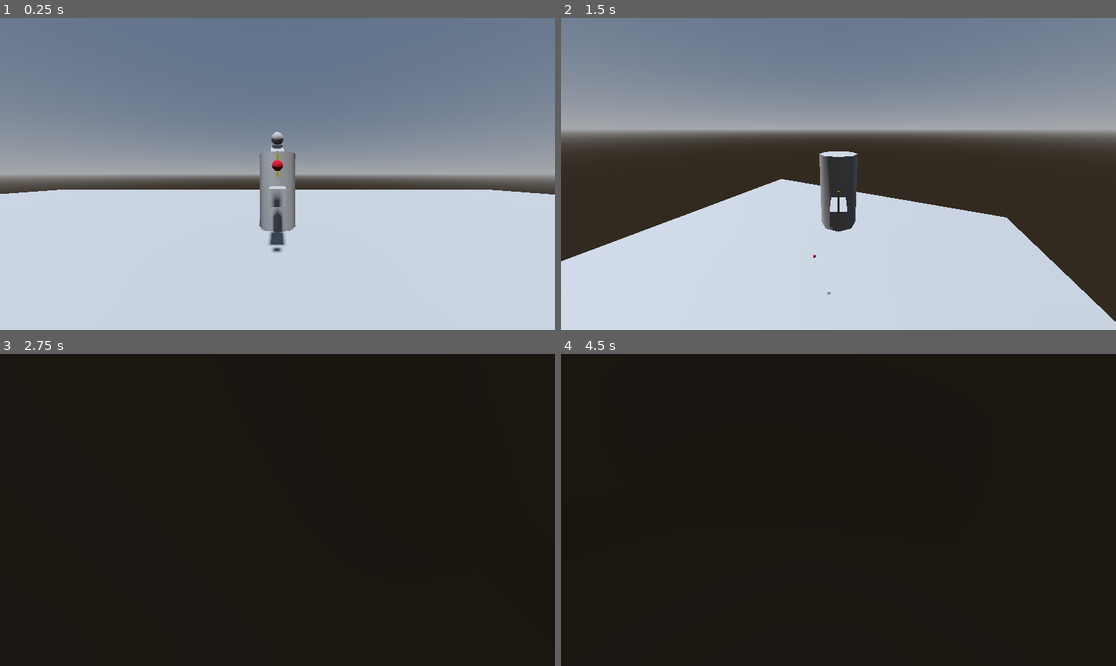
Above: before the commit, frames 1-4 (two rows, left to right).
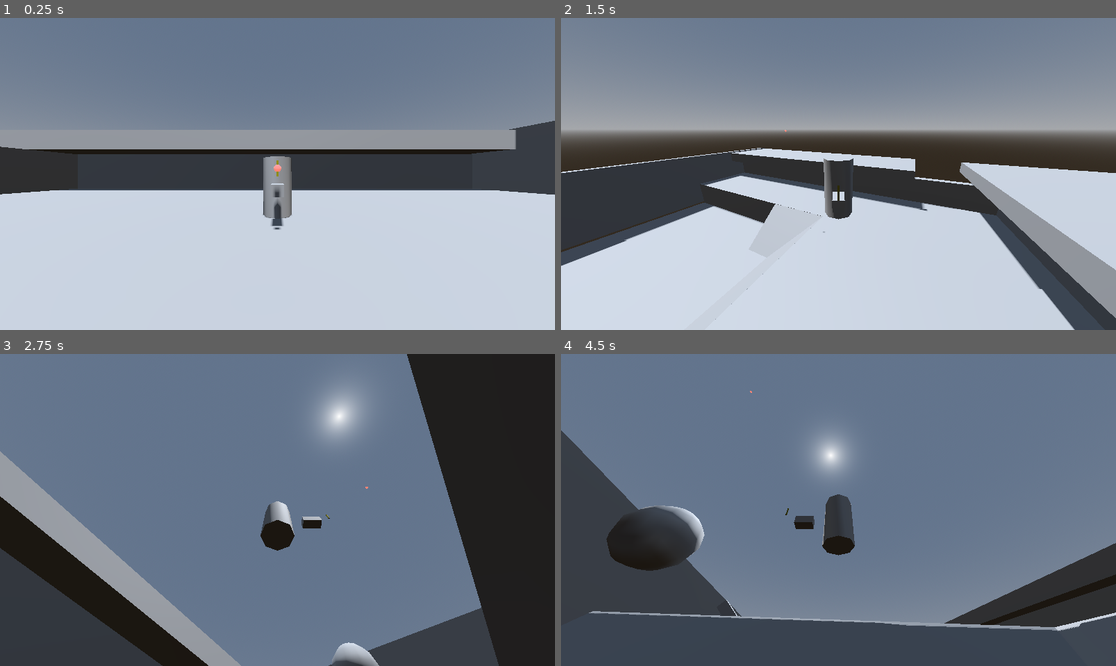
Above: after the commit, the same moments.

Repository: Hillmanhill/Fishing-System-Using-Command-Pattern
Game: Godot game, scene res://TestScene.tscn
The game is run twice, just before and just after one commit, with the same random seed, the same clock (stepped at 60 frames per second) and the same inputs.
Inputs (mouse positions are in pixels of both pictures, inside the frame that each line leads up to):
- Up to frame 1 (0.25 s): no input
- Up to frame 2 (1.5 s): move the mouse to (960, 158) at 0.52 s; hold D (PlayerRight) 0.53-1.28 s; hold R (releaseBobber, bound only after the commit) 0.53-1.28 s; click (960, 158) at 0.67 s; tap Space (PlayerJump) at 0.77 s; move the mouse to (727, 189) at 1.27 s; hold S (PlayerBackward) from 1.28 s (still down); tap R (releaseBobber, bound only after the commit) at 1.35 s; click (727, 189) at 1.42 s
- Up to frame 3 (2.75 s): tap Space (PlayerJump) at 1.52 s; move the mouse to (333, 441) at 2.02 s; release S (PlayerBackward) at 2.03 s; hold D (PlayerRight) from 2.03 s (still down); hold R (releaseBobber, bound only after the commit) from 2.03 s (still down); click (333, 441) at 2.17 s
- Up to frame 4 (4.5 s): move the mouse to (810, 572) at 2.77 s; release D (PlayerRight) at 2.78 s; release R (releaseBobber, bound only after the commit) at 2.78 s; hold W (PlayerForward) 2.78-3.53 s; tap R (releaseBobber, bound only after the commit) at 2.85, 4.35 s; click (810, 572) at 2.92 s; tap Space (PlayerJump) at 3.02, 3.77 s; move the mouse to (1005, 556) at 3.52 s; hold R (releaseBobber, bound only after the commit) 3.53-4.28 s; hold A (PlayerLeft) from 3.53 s (still down); click (1005, 556) at 3.67 s; move the mouse to (672, 463) at 4.27 s; click (672, 463) at 4.42 s

The runs differ from the first frame. In frame 1, 14% of the frame differs, in the area x 0-100%, y 32-76%; in frame 2, 19%; in frame 3, 76%; in frame 4, 98%, in the area x 0-100%, y 0-100%.

Commit message:
bobber cast object made which parents to fish object

Diff:
--- a/TestScene.tscn
+++ b/TestScene.tscn
@@ -1,6 +1,7 @@
-[gd_scene load_steps=11 format=3 uid="uid://btjsp0rgdfor6"]
+[gd_scene load_steps=12 format=3 uid="uid://btjsp0rgdfor6"]
 
 [ext_resource type="PackedScene" uid="uid://bpgjkra8k7buf" path="res://_Player/player.tscn" id="1_mncer"]
+[ext_resource type="Script" uid="uid://5n5io3d7goai" path="res://bobber.gd" id="1_wicfy"]
 [ext_resource type="Script" uid="uid://c3wwupjndh0my" path="res://Enemy Structure/_GenericFish.gd" id="2_cguwc"]
 
 [sub_resource type="ProceduralSkyMaterial" id="ProceduralSkyMaterial_mncer"]
@@ -21,11 +22,13 @@
 
 [sub_resource type="StandardMaterial3D" id="StandardMaterial3D_lc3a7"]
 albedo_color = Color(0.660678, 0, 0.137327, 1)
+emission_enabled = true
+emission = Color(0.995996, 0.521206, 0.455814, 1)
 
 [sub_resource type="PhysicsMaterial" id="PhysicsMaterial_mncer"]
-bounce = 0.5
 
 [sub_resource type="SphereShape3D" id="SphereShape3D_mncer"]
+radius = 1.32063
 
 [node name="World" type="Node3D"]
 
@@ -37,13 +40,58 @@
 shadow_enabled = true
 
 [node name="CSGBox3D" type="CSGBox3D" parent="."]
-transform = Transform3D(19.6781, 0, 0, 0, 19.6781, 0, 0, 0, 19.6781, -0.224943, -2.40234, 6.97011)
+transform = Transform3D(19.6781, 0, 0, 0, 19.6781, 0, 0, 0, 19.6781, -0.224943, -4.23155, -0.47345)
 use_collision = true
-size = Vector3(1.98608, 0.0949707, 1.70618)
+size = Vector3(1.98608, 0.280884, 0.949648)
 
-[node name="CastObject" type="RigidBody3D" parent="."]
+[node name="CSGBox3D9" type="CSGBox3D" parent="."]
+transform = Transform3D(19.6781, 0, 0, 0, 19.6781, 0, 0, 0, 19.6781, 19.5863, -0.98369, 12.9272)
+use_collision = true
+size = Vector3(0.0477275, 0.469391, 2.31163)
+
+[node name="CSGBox3D10" type="CSGBox3D" parent="."]
+transform = Transform3D(19.6781, 0, 0, 0, 19.6781, 0, 0, 0, 19.6781, -20.0388, -1.56016, 12.9272)
+use_collision = true
+size = Vector3(0.0477275, 0.349915, 2.31163)
+
+[node name="CSGBox3D11" type="CSGBox3D" parent="."]
+transform = Transform3D(-8.60157e-07, 0, -19.6781, 0, 19.6781, 0, 19.6781, 0, -8.60157e-07, -3.41901, -1.56016, -10.2254)
+use_collision = true
+size = Vector3(0.0477275, 0.349915, 2.31163)
+
+[node name="CSGBox3D12" type="CSGBox3D" parent="."]
+transform = Transform3D(-8.60157e-07, 0, -19.6781, 0, 19.6781, 0, 19.6781, 0, -8.60157e-07, -3.41901, -0.657262, 36.11)
+use_collision = true
+size = Vector3(0.0477275, 0.441681, 2.31163)
+
+[node name="CSGBox3D4" type="CSGBox3D" parent="."]
+transform = Transform3D(19.6781, 0, 0, 0, 19.6781, 0, 0, 0, 19.6781, -0.224943, -6.22488, 22.2978)
+use_collision = true
+size = Vector3(1.98608, 0.0949707, 1.37021)
+
+[node name="CSGBox3D3" type="CSGBox3D" parent="."]
+transform = Transform3D(19.6781, 0, 0, 0, 19.6781, 0, 0, 0, 19.6781, -15.2177, -4.13546, 22.2374)
+use_collision = true
+size = Vector3(0.462278, 0.271118, 1.37814)
+
+[node name="CSGBox3D7" type="CSGBox3D" parent="."]
+transform = Transform3D(19.6781, 0, 0, 0, 19.6781, 0, 0, 0, 19.6781, -3.48823, 2.7211, -14.6766)
+use_collision = true
+size = Vector3(2.31775, 0.0769653, 0.784516)
+
+[node name="CSGBox3D8" type="CSGBox3D" parent="."]
+transform = Transform3D(19.6781, 0, 0, 0, 19.6781, 0, 0, 0, 19.6781, -21.8254, 2.59619, 17.6822)
+use_collision = true
+size = Vector3(0.462278, 0.0896606, 1.84112)
+
+[node name="CastObject" type="RigidBody3D" parent="." node_paths=PackedStringArray("castPullController")]
 transform = Transform3D(1, 0, 0, 0, 1, 0, 0, 0, 1, 0, 0.416584, 1.84151)
+mass = 5.0
 freeze = true
+contact_monitor = true
+max_contacts_reported = 2
+script = ExtResource("1_wicfy")
+castPullController = NodePath("../Player/Cast Reel Input Controller & Handler")
 
 [node name="Area3D" type="Area3D" parent="CastObject"]
 
@@ -58,21 +106,31 @@
 material = SubResource("StandardMaterial3D_lc3a7")
 
 [node name="Fish" type="RigidBody3D" parent="."]
-transform = Transform3D(1, 0, 0, 0, 1, 0, 0, 0, 1, 0, 3.04906, -7.92347)
-mass = 0.1
+transform = Transform3D(-4.37114e-08, 0, -1, 0, 1, 0, 1, 0, -4.37114e-08, 13.1665, 3.04906, 3.09037)
 physics_material_override = SubResource("PhysicsMaterial_mncer")
-angular_velocity = Vector3(0, 0.872665, 0)
 script = ExtResource("2_cguwc")
+metadata/_edit_group_ = true
 
 [node name="CollisionShape3D" type="CollisionShape3D" parent="Fish"]
 shape = SubResource("SphereShape3D_mncer")
 
 [node name="CSGSphere3D" type="CSGSphere3D" parent="Fish"]
+radius = 1.33171
 
 [node name="CSGBox3D2" type="CSGBox3D" parent="."]
-transform = Transform3D(1, 0, 0, 0, 0.771225, -0.636563, 0, 0.636563, 0.771225, 0, 0, -6.29526)
+transform = Transform3D(-4.37114e-08, -0.636563, -0.771225, 0, 0.771225, -0.636563, 1, -2.78251e-08, -3.37113e-08, 14.95, 0, 18.7542)
 use_collision = true
 size = Vector3(1, 1, 6.15527)
+
+[node name="CSGBox3D5" type="CSGBox3D" parent="."]
+transform = Transform3D(1, 0, 0, 0, 0.771225, -0.636563, 0, 0.636563, 0.771225, 4.23656, -4.78855, 10.1227)
+use_collision = true
+size = Vector3(29.942, 3.52979, 6.15527)
+
+[node name="CSGBox3D6" type="CSGBox3D" parent="."]
+transform = Transform3D(-4.37114e-08, 0.636563, 0.771225, 0, 0.771225, -0.636563, -1, -2.78251e-08, -3.37113e-08, -9.90986, -5.40914, 6.9254)
+use_collision = true
+size = Vector3(19.1378, 5.13916, 6.15527)
 
 [node name="Player" parent="." instance=ExtResource("1_mncer")]
 transform = Transform3D(1, 0, 0, 0, 1, 0, 0, 0, 1, 0.00969911, -0.202249, 0.0482721)
@@ -80,4 +138,6 @@
 [node name="Cast Reel Input Controller & Handler" parent="Player" index="2" node_paths=PackedStringArray("CastObject")]
 CastObject = NodePath("../../CastObject")
 
+[connection signal="body_shape_entered" from="CastObject" to="CastObject" method="_on_body_shape_entered"]
+
 [editable path="Player"]
--- a/_Fishing System/Command Action/InputCommands/CA_Left_Mouse.gd
+++ b/_Fishing System/Command Action/InputCommands/CA_Left_Mouse.gd
@@ -11,16 +11,16 @@
 	pass
 
 func execute(Target: String, Player: Node3D, castPullController: CastPullSystem)-> void:
-	if castPullController.isHooked:
-		print("Cast is hooked to fish")
-		castPullController.isHooked = false
+	if castPullController.isCast:
+		print("is NOT Cast")
+		castPullController.isCast = false
 		castPullController.CastObject.freeze = true
 	else:
-		print("Cast is NOT hooked to fish")
-		print("Cast Object: ", castPullController.CastObject)
+		print("IS Cast")
+		#print("Cast Object: ", castPullController.CastObject)
 		castPullController.CastObject.freeze = false
 		castPullController.CastObject.global_rotation = castPullController.player_mesh.global_rotation
 		var direction = castPullController.player_mesh.transform.basis.z
 		direction.y = 1
-		castPullController.CastObject.linear_velocity = direction * 5
-		castPullController.isHooked = true
+		castPullController.CastObject.linear_velocity = direction * 15
+		castPullController.isCast = true
--- a/_Fishing System/Command Action/InputCommands/CA_Right_Mouse.gd
+++ b/_Fishing System/Command Action/InputCommands/CA_Right_Mouse.gd
@@ -10,7 +10,17 @@
 	pass
 
 func execute(Target: String, Player: Node3D, castPullController: CastPullSystem)-> void:
-	if castPullController.isHooked:
+	if castPullController.isCast:
 		print("Valid reel attempt")
+		var CASTOBJECT = castPullController.CastObject
+		var CASTORIGIN = castPullController.castObjectLocation.global_transform.origin
+		var CASTPOS = CASTOBJECT.global_transform.origin
+		if CASTPOS.distance_to(CASTORIGIN) < 3:
+			CASTOBJECT.linear_velocity = Vector3.ZERO
+			castPullController.isCast = false
+		else:
+			var direction = (CASTORIGIN - CASTPOS).normalized()
+			var reelSpeed = 15
+			CASTOBJECT.linear_velocity = direction * reelSpeed
 	else:
 		print("NO Valid reel attempt")
--- a/_Player/_FishingCastAndPullInputController.gd
+++ b/_Player/_FishingCastAndPullInputController.gd
@@ -7,7 +7,7 @@
 @export var HokkedEnemy : Node3D
 @export var CastObject : RigidBody3D
 
-var isHooked : bool = false
+var isCast : bool = false
 
 @export var castObjectLocation: Node3D
 @export var player_mesh: Node3D
@@ -16,10 +16,10 @@
 	CastObject.position = castObjectLocation.global_position
 
 func _physics_process(delta: float) -> void:
-	if isHooked:
+	if isCast:
 		pass
 	else:
-		print("Player Mesh: ", player_mesh.rotation)
+		#print("Player Mesh: ", player_mesh.rotation)
 		CastObject.position = castObjectLocation.global_position
 
 #casting system which throws an object
--- a/_Player/player.tscn
+++ b/_Player/player.tscn
@@ -6,7 +6,7 @@
 [ext_resource type="Script" uid="uid://6qero8umtmg2" path="res://_Fishing System/Command Action/InputCommands/CA_Right_Mouse.gd" id="4_3i7y5"]
 [ext_resource type="Script" uid="uid://c3kae4gnl4pun" path="res://_Fishing System/Command Action/_CommandHandler.gd" id="5_lf471"]
 
-[sub_resource type="CylinderShape3D" id="CylinderShape3D_cguwc"]
+[sub_resource type="CapsuleShape3D" id="CapsuleShape3D_lf471"]
 
 [sub_resource type="StandardMaterial3D" id="StandardMaterial3D_lf471"]
 albedo_color = Color(0.551325, 0.525274, 3.85046e-07, 1)
@@ -18,7 +18,7 @@
 player_meshes = NodePath("CollisionShape3D/Player Mesh")
 
 [node name="CollisionShape3D" type="CollisionShape3D" parent="."]
-shape = SubResource("CylinderShape3D_cguwc")
+shape = SubResource("CapsuleShape3D_lf471")
 
 [node name="Player Mesh" type="CSGCylinder3D" parent="CollisionShape3D"]
 
@@ -36,14 +36,13 @@
 [node name="CameraMountPitch" type="Node3D" parent="CameraMountOrbit"]
 
 [node name="Camera3D" type="Camera3D" parent="CameraMountOrbit/CameraMountPitch"]
-transform = Transform3D(1, 0, 0, 0, 1, 0, 0, 0, 1, 0, 0.43346, 4.3399)
+transform = Transform3D(1, 0, 0, 0, 1, 0, 0, 0, 1, 0, 0.43346, 5.48762)
 fov = 90.0
 
-[node name="Cast Reel Input Controller & Handler" type="Node" parent="." node_paths=PackedStringArray("commandHandler", "Player", "CastObject", "castObjectLocation", "player_mesh")]
+[node name="Cast Reel Input Controller & Handler" type="Node" parent="." node_paths=PackedStringArray("commandHandler", "Player", "castObjectLocation", "player_mesh")]
 script = ExtResource("2_t8t7b")
 commandHandler = NodePath("Command Handler")
 Player = NodePath("..")
-CastObject = NodePath("")
 castObjectLocation = NodePath("../CollisionShape3D/Player Mesh/Cast Object POS")
 player_mesh = NodePath("../CollisionShape3D/Player Mesh")
 
--- /dev/null
+++ b/bobber.gd
@@ -0,0 +1,21 @@
+class_name fishingBobber
+extends RigidBody3D
+
+@export var castPullController: CastPullSystem
+@onready var collision_shape_3d: CollisionShape3D = $CollisionShape3D
+
+func _input(event: InputEvent) -> void:
+	if event.is_action_pressed("releaseBobber") or Input.is_mouse_button_pressed(MOUSE_BUTTON_LEFT):
+		self.reparent(get_tree().root)
+		freeze = false
+		custom_integrator = false
+
+func _on_body_shape_entered(body_rid: RID, body: Node, body_shape_index: int, local_shape_index: int) -> void:
+	if castPullController.isCast == true:
+		if body.get_script() == enemyFish:
+			print("body name: ", body.name, " cauth")
+			var hasFish: RigidBody3D = body
+			freeze = true
+			custom_integrator = true
+			#collision_shape_3d.disabled = true
+			self.reparent(hasFish)
--- a/project.godot
+++ b/project.godot
@@ -46,3 +46,8 @@
 "events": [Object(InputEventKey,"resource_local_to_scene":false,"resource_name":"","device":-1,"window_id":0,"alt_press …(191 unchanged characters)…
 ]
 }
+releaseBobber={
+"deadzone": 0.2,
+"events": [Object(InputEventKey,"resource_local_to_scene":false,"resource_name":"","device":-1,"window_id":0,"alt_pressed":false,"shift_pressed":false,"ctrl_pressed":false,"meta_pressed":false,"pressed":false,"keycode":0,"physical_keycode":82,"key_label":0,"unicode":114,"location":0,"echo":false,"script":null)
+]
+}
Not shown, added: bobber.gd.uid
